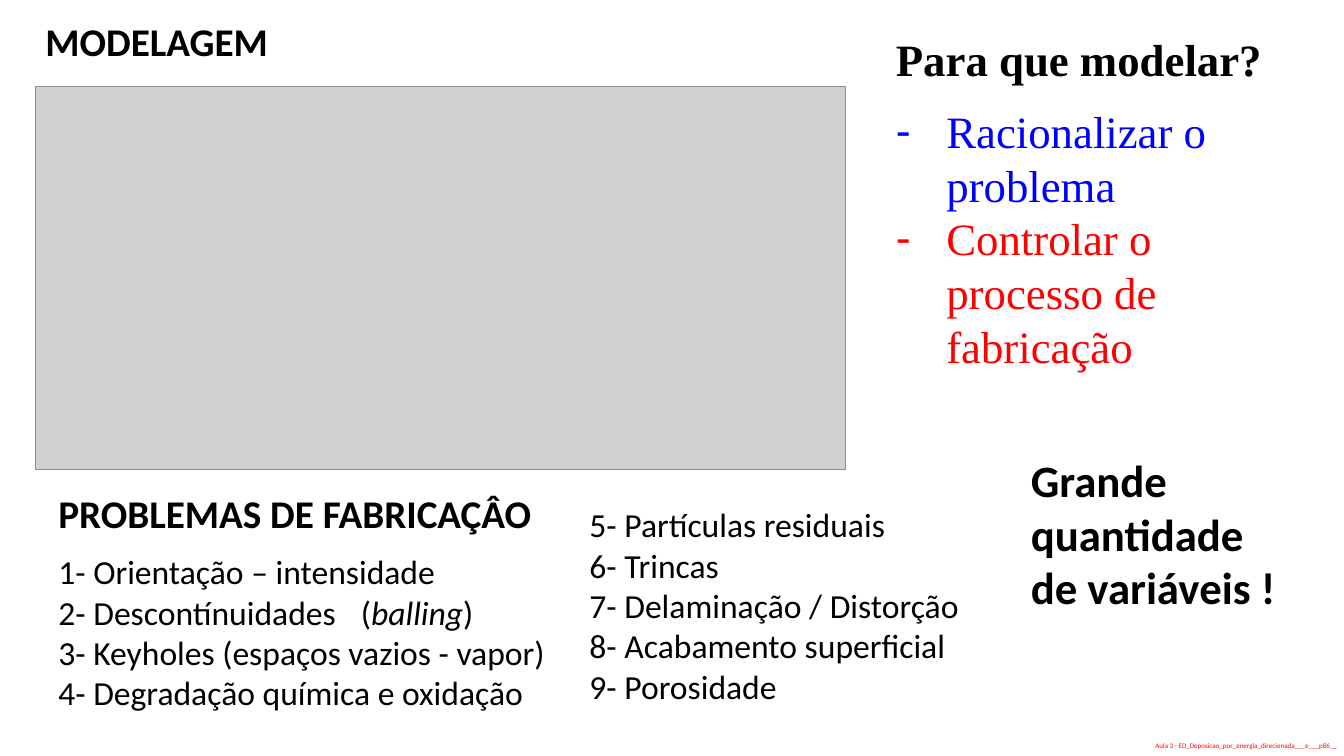
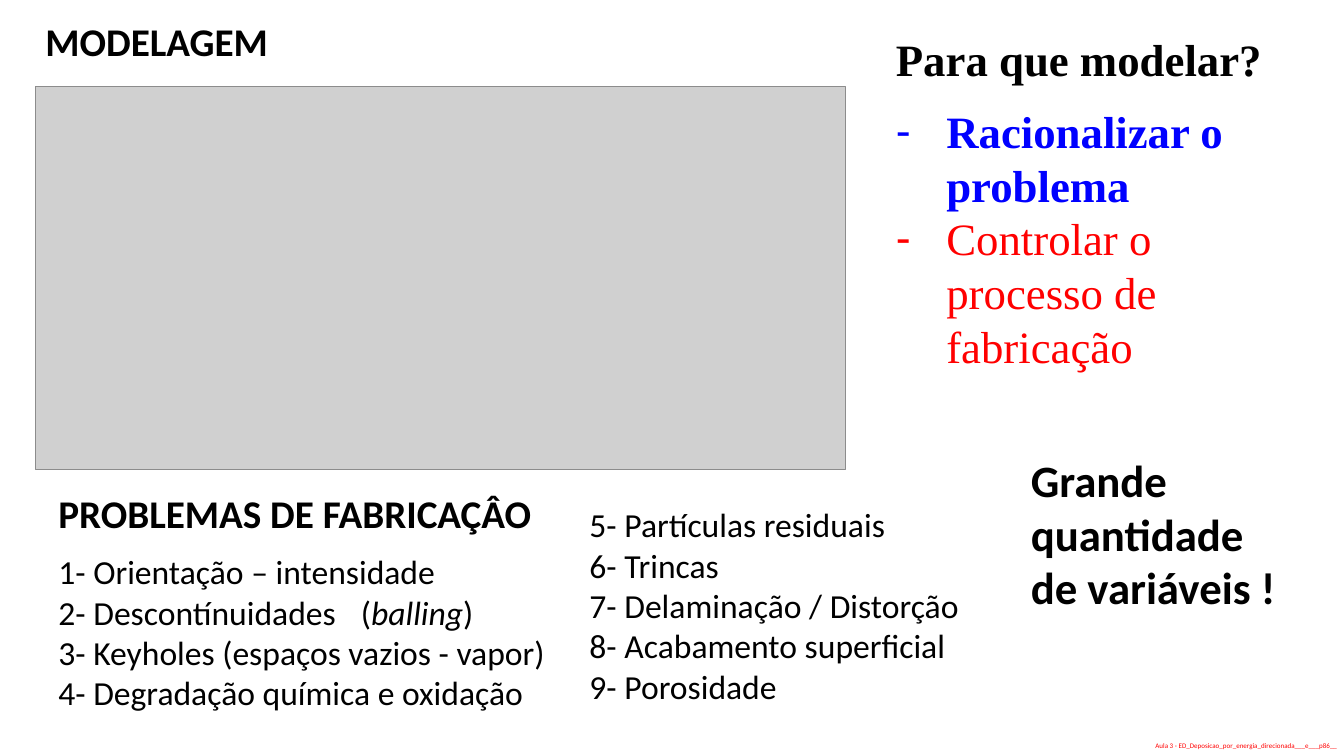
Before and after one commit to grossiRM/AM_FEG, a slide deck: slide 3 of Plano_V02_iii_AM_FEG/e____Modelagem_MA_Resumo_RMG.pptx. Drawn at 1344x756 pixels with LibreOffice and Linux fonts; fonts in the diff are those of the drawing; grey boxes stand for pictures. Boxes give left, top, right and bottom in pixels: in the first picture for what was removed or moved away, otherwise in the second. Text is boxed around its words. In the diff, an @@ line names an element or a change of style, - is before the commit and + after.

```diff
--- a/Plano_V02_iii_AM_FEG/e____Modelagem_MA_Resumo_RMG.pptx
+++ b/Plano_V02_iii_AM_FEG/e____Modelagem_MA_Resumo_RMG.pptx
@@ text at [946,117,1222,211]: bold on in "Racionalizar o problema" @@
```
Also in this commit, not shown: 3 other slides changed, 1 slide added, 1 slide removed, 2 other files.
